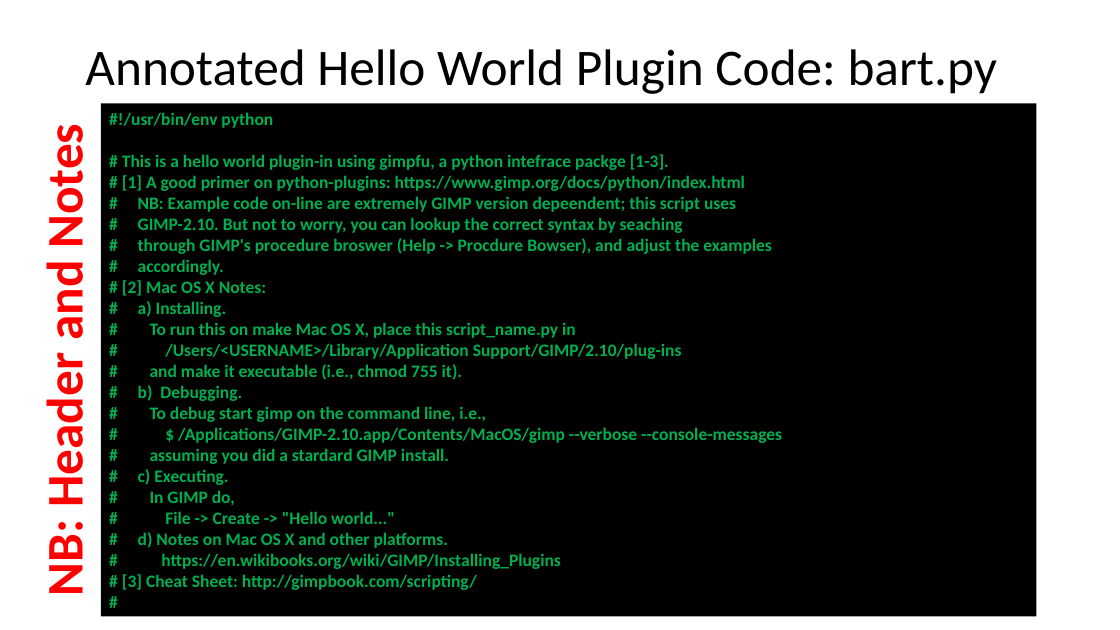
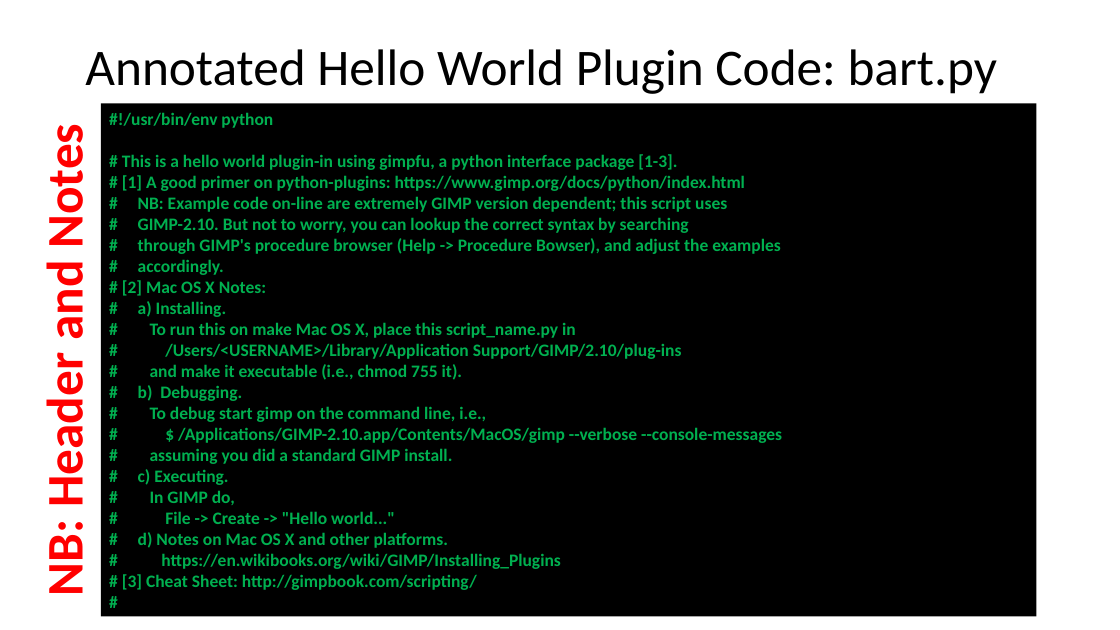
Before and after one commit to rubiculite/gimpfu, a slide deck: slide 2 of hello_world_example/gimpfu.pptx. Drawn at 1120x630 pixels with LibreOffice and Linux fonts; fonts in the diff are those of the drawing. Boxes give left, top, right and bottom in pixels: in the first picture for what was removed or moved away, otherwise in the second. Text is boxed around its words. In the diff, an @@ line names an element or a change of style, - is before the commit and + after.

```diff
--- a/hello_world_example/gimpfu.pptx
+++ b/hello_world_example/gimpfu.pptx
@@ text at box(122, 154, 677, 170): text changed @@
-# This is a hello world plugin-in using gimpfu, a python intefrace packge [1-3].
+# This is a hello world plugin-in using gimpfu, a python interface package [1-3].
@@ text at box(138, 196, 781, 254): text changed @@
-# NB: Example code on-line are extremely GIMP version depeendent; this script uses
-# GIMP-2.10. But not to worry, you can lookup the correct syntax by seaching
-# through GIMP's procedure broswer (Help -> Procdure Bowser), and adjust the examples
+# NB: Example code on-line are extremely GIMP version dependent; this script uses
+# GIMP-2.10. But not to worry, you can lookup the correct syntax by searching
+# through GIMP's procedure browser (Help -> Procedure Bowser), and adjust the examples
@@ text at box(150, 448, 452, 464): text changed @@
-# assuming you did a stardard GIMP install.
+# assuming you did a standard GIMP install.
```
Also in this commit, not shown: 2 other slides changed, 1 other file.
